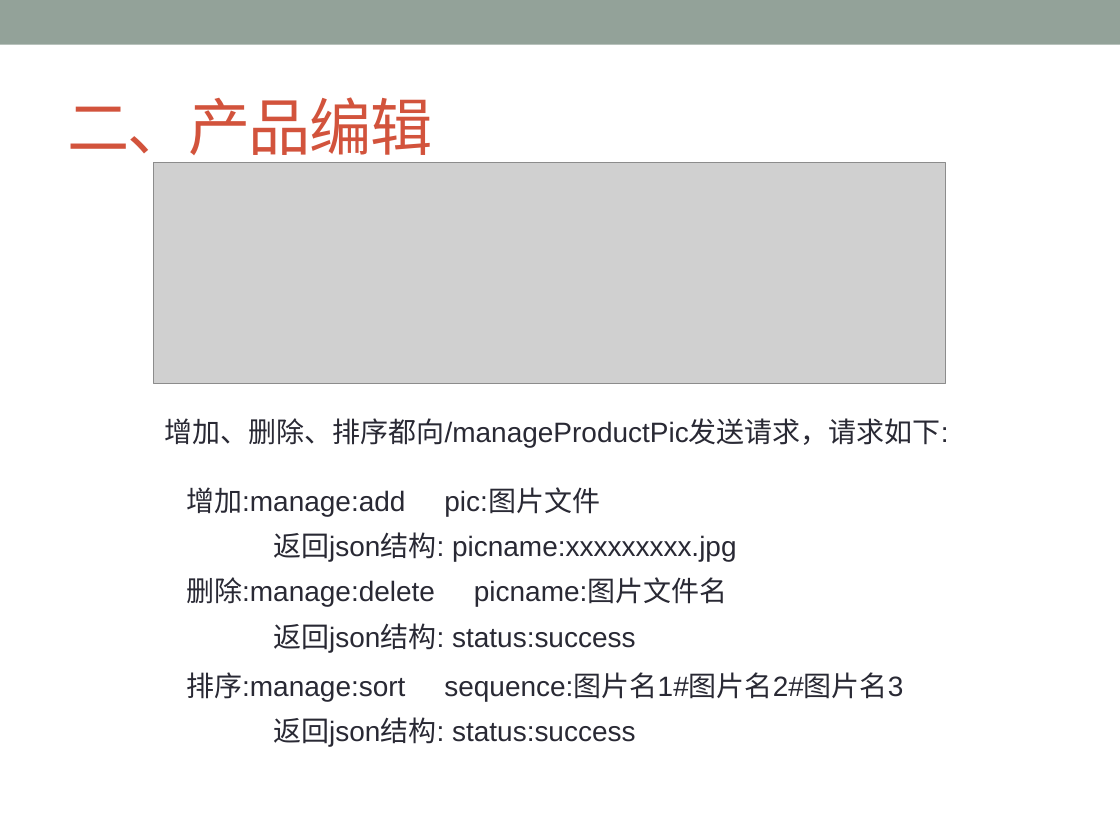
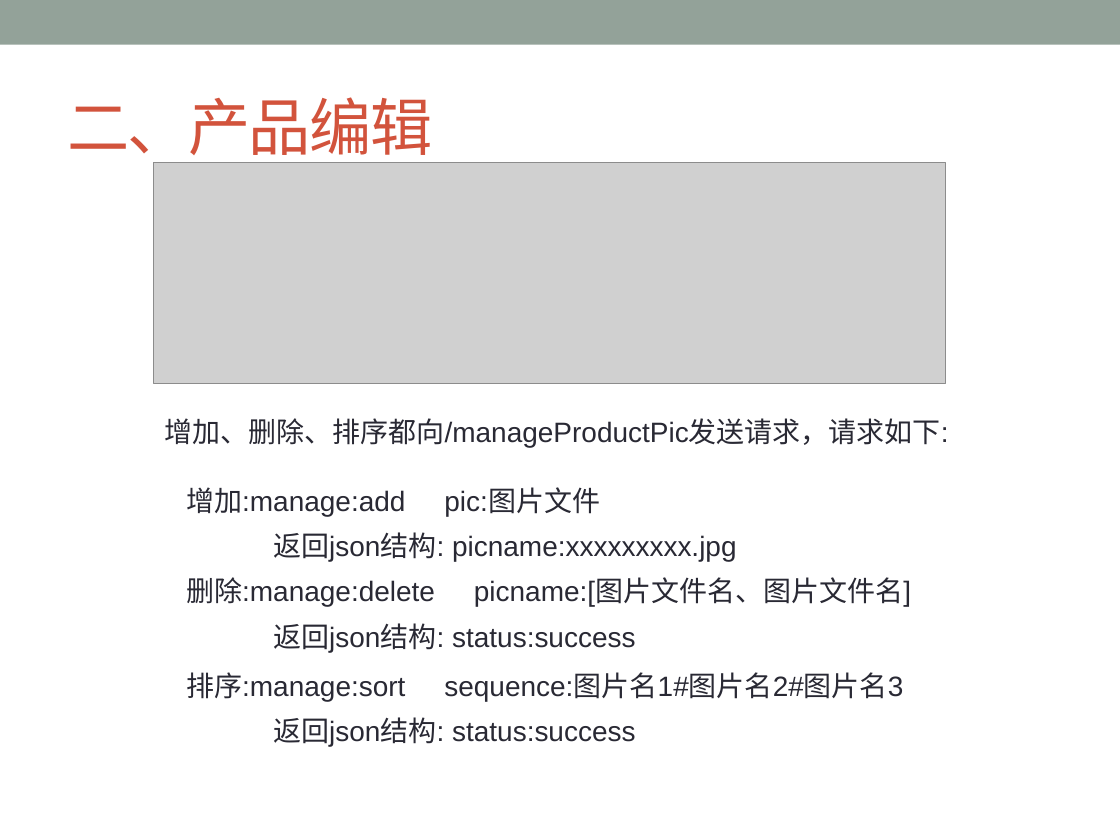
Before and after one commit to ChanSeaThink/LULLGREE, a slide deck: slide 14 of ZSGree前后端逻辑及接口.pptx. Drawn at 1120x840 pixels with LibreOffice and Linux fonts; fonts in the diff are those of the drawing; grey boxes stand for pictures. Boxes give left, top, right and bottom in pixels: in the first picture for what was removed or moved away, otherwise in the second. Text is boxed around its words. In the diff, an @@ line names an element or a change of style, - is before the commit and + after.

Commit message:
产品图片删除返回的是图片名数组。

```diff
--- a/ZSGree前后端逻辑及接口.pptx
+++ b/ZSGree前后端逻辑及接口.pptx
@@ text at <box>186,577,911,607</box>: text changed @@
-删除:manage:delete picname:图片文件名
+删除:manage:delete picname:[图片文件名、图片文件名]
```
